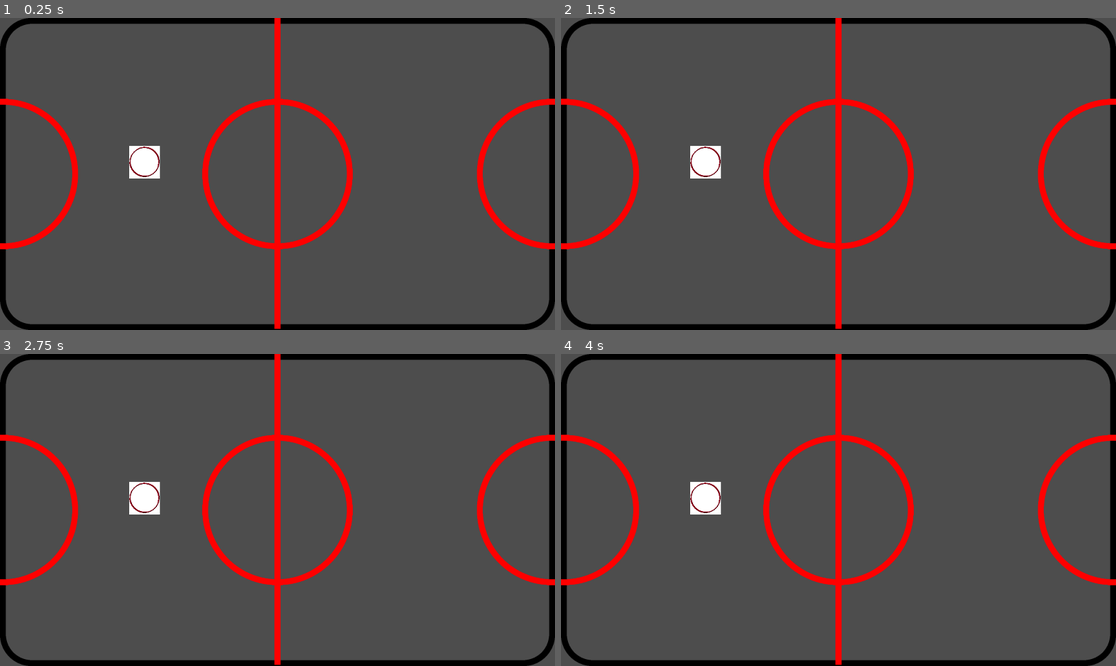
Above: before the commit, frames 1-4 (two rows, left to right).
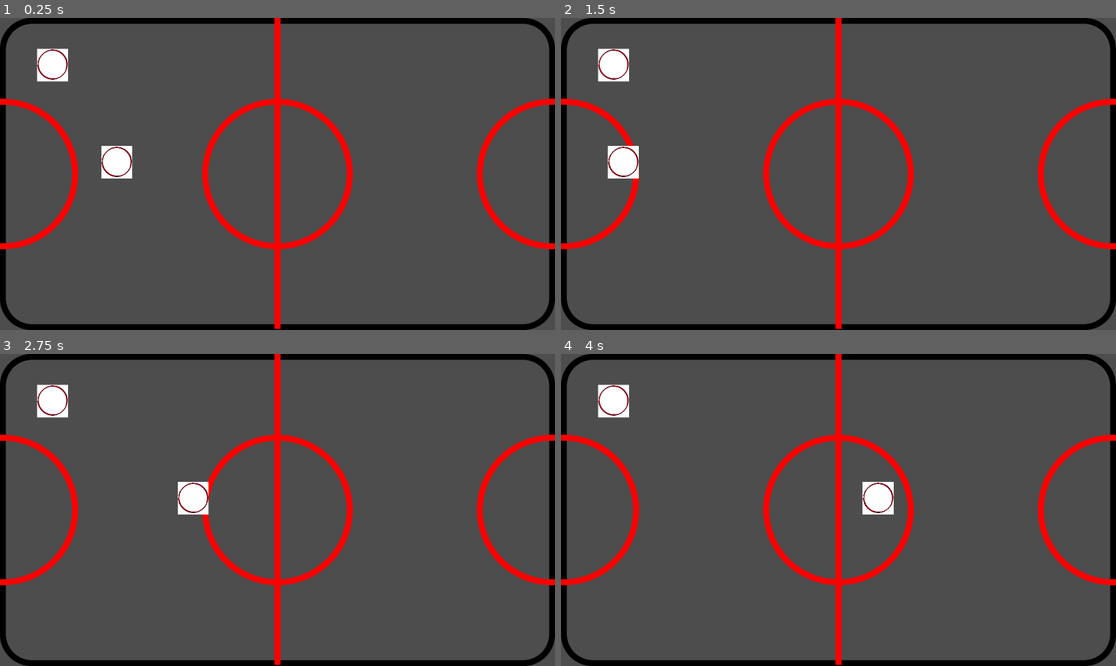
Above: after the commit, the same moments.

Repository: SingleArity/CoffeeTableAirHockey
Game: Godot game, scene res://Scenes/Game.tscn
Two runs of this game, one before a commit and one after it. Both use one fixed random seed, a clock stepped at 60 frames per second and the inputs below.
Inputs:
- Up to frame 1 (0.25 s): no input
- Up to frame 2 (1.5 s): hold D (move_right, bound only after the commit) 0.53-1.28 s; hold S (move_down, bound only after the commit) from 1.28 s (still down)
- Up to frame 3 (2.75 s): release S (move_down, bound only after the commit) at 2.03 s; hold D (move_right, bound only after the commit) from 2.03 s (still down)
- Up to frame 4 (4 s): release D (move_right, bound only after the commit) at 2.78 s; hold W (move_up, bound only after the commit) 2.78-3.53 s; hold A (move_left, bound only after the commit) from 3.53 s (still down)

The runs differ from the first frame. In frame 1, 1.7% of the frame differs, in the area x 6-29%, y 9-52%; in frame 2, 1.8%; in frame 3, 1.8%; in frame 4, 1.8%.

Commit message:
wrote out some design stuff, proto- mallet basic movement and collision

Diff:
--- a/Scenes/Game.tscn
+++ b/Scenes/Game.tscn
@@ -1,8 +1,9 @@
-[gd_scene load_steps=11 format=3 uid="uid://o2jdyc81i6pm"]
+[gd_scene load_steps=14 format=3 uid="uid://o2jdyc81i6pm"]
 
 [ext_resource type="Texture2D" uid="uid://bh5208qy3hlkn" path="res://Sprites/Table.png" id="1_a2wf4"]
-[ext_resource type="Script" path="res://Code/bounce_movement.gd" id="2_73mmo"]
+[ext_resource type="Script" path="res://Scripts/bounce_movement.gd" id="2_73mmo"]
 [ext_resource type="Texture2D" uid="uid://c0ex6v8ar78vd" path="res://Sprites/puck.bmp" id="2_sbewx"]
+[ext_resource type="Script" path="res://Scripts/mallet.gd" id="4_ru7yk"]
 
 [sub_resource type="PhysicsMaterial" id="PhysicsMaterial_b48tr"]
 friction = 0.0
@@ -33,6 +34,20 @@
 
 [sub_resource type="RectangleShape2D" id="RectangleShape2D_denrl"]
 size = Vector2(113, 1010)
+
+[sub_resource type="SpriteFrames" id="SpriteFrames_iesco"]
+animations = [{
+"frames": [{
+"duration": 1.0,
+"texture": ExtResource("2_sbewx")
+}],
+"loop": true,
+"name": &"default",
+"speed": 5.0
+}]
+
+[sub_resource type="CircleShape2D" id="CircleShape2D_xndx3"]
+radius = 50.0
 
 [node name="Game" type="Node2D"]
 
@@ -70,7 +85,7 @@
 centered = false
 
 [node name="CollisionShape2D2" type="CollisionShape2D" parent="Table/StaticBody2D"]
-position = Vector2(930, 1063)
+position = Vector2(955, 1063)
 shape = SubResource("RectangleShape2D_tuca0")
 
 [node name="CollisionShape2D3" type="CollisionShape2D" parent="Table/StaticBody2D"]
@@ -80,3 +95,13 @@
 [node name="CollisionShape2D4" type="CollisionShape2D" parent="Table/StaticBody2D"]
 position = Vector2(-28.5, 529)
 shape = SubResource("RectangleShape2D_denrl")
+
+[node name="Mallet_P1" type="AnimatableBody2D" parent="."]
+position = Vector2(182, 163)
+script = ExtResource("4_ru7yk")
+
+[node name="AnimatedSprite2D" type="AnimatedSprite2D" parent="Mallet_P1"]
+sprite_frames = SubResource("SpriteFrames_iesco")
+
+[node name="CollisionShape2D" type="CollisionShape2D" parent="Mallet_P1"]
+shape = SubResource("CircleShape2D_xndx3")
--- /dev/null
+++ b/Scripts/mallet.gd
@@ -0,0 +1,26 @@
+extends Node2D
+
+var move_vertical = Input.get_joy_axis(0,JOY_AXIS_LEFT_X)
+var move_horizontal = Input.get_joy_axis(0,JOY_AXIS_LEFT_Y)
+
+var move_speed = 8
+var move_speed_powering = 3
+
+var spin
+
+# Called when the node enters the scene tree for the first time.
+func _ready() -> void:
+	pass # Replace with function body.
+
+
+# Called every frame. 'delta' is the elapsed time since the previous frame.
+func _process(delta: float) -> void:
+	move_vertical = Input.get_joy_axis(0,JOY_AXIS_LEFT_X)
+	move_horizontal = Input.get_joy_axis(0,JOY_AXIS_LEFT_Y)
+	var move_x_kb = Input.get_axis("move_left","move_right")
+	var move_y_kb = Input.get_axis("move_down","move_up")
+	#print("x: ", move_vertical)
+	#print("y: ", move_horizontal)
+
+func _physics_process(delta: float) -> void:
+	global_position += Vector2(move_horizontal * -1, move_vertical) * move_speed
--- a/project.godot
+++ b/project.godot
@@ -20,6 +20,29 @@
 window/size/viewport_width=1920
 window/size/viewport_height=1080
 
+[input]
+
+move_left={
+"deadzone": 0.5,
+"events": [Object(InputEventKey,"resource_local_to_scene":false,"resource_name":"","device":0,"window_id":0,"alt_pressed":false,"shift_pressed":false,"ctrl_pressed":false,"meta_pressed":false,"pressed":false,"keycode":0,"physical_keycode":65,"key_label":0,"unicode":0,"location":0,"echo":false,"script":null)
+]
+}
+move_right={
+"deadzone": 0.5,
+"events": [Object(InputEventKey,"resource_local_to_scene":false,"resource_name":"","device":0,"window_id":0,"alt_pressed":false,"shift_pressed":false,"ctrl_pressed":false,"meta_pressed":false,"pressed":false,"keycode":0,"physical_keycode":68,"key_label":0,"unicode":0,"location":0,"echo":false,"script":null)
+]
+}
+move_up={
+"deadzone": 0.5,
+"events": [Object(InputEventKey,"resource_local_to_scene":false,"resource_name":"","device":0,"window_id":0,"alt_pressed":false,"shift_pressed":false,"ctrl_pressed":false,"meta_pressed":false,"pressed":false,"keycode":0,"physical_keycode":87,"key_label":0,"unicode":0,"location":0,"echo":false,"script":null)
+]
+}
+move_down={
+"deadzone": 0.5,
+"events": [Object(InputEventKey,"resource_local_to_scene":false,"resource_name":"","device":0,"window_id":0,"alt_pressed":false,"shift_pressed":false,"ctrl_pressed":false,"meta_pressed":false,"pressed":false,"keycode":0,"physical_keycode":83,"key_label":0,"unicode":0,"location":0,"echo":false,"script":null)
+]
+}
+
 [rendering]
 
 renderer/rendering_method="gl_compatibility"
Not shown, added: Docs/Design.txt
